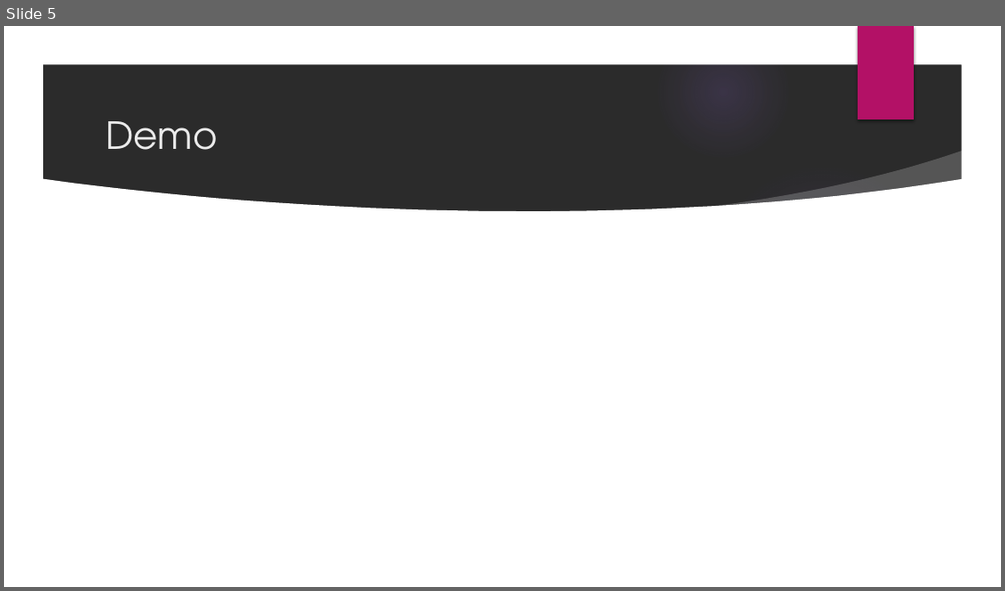
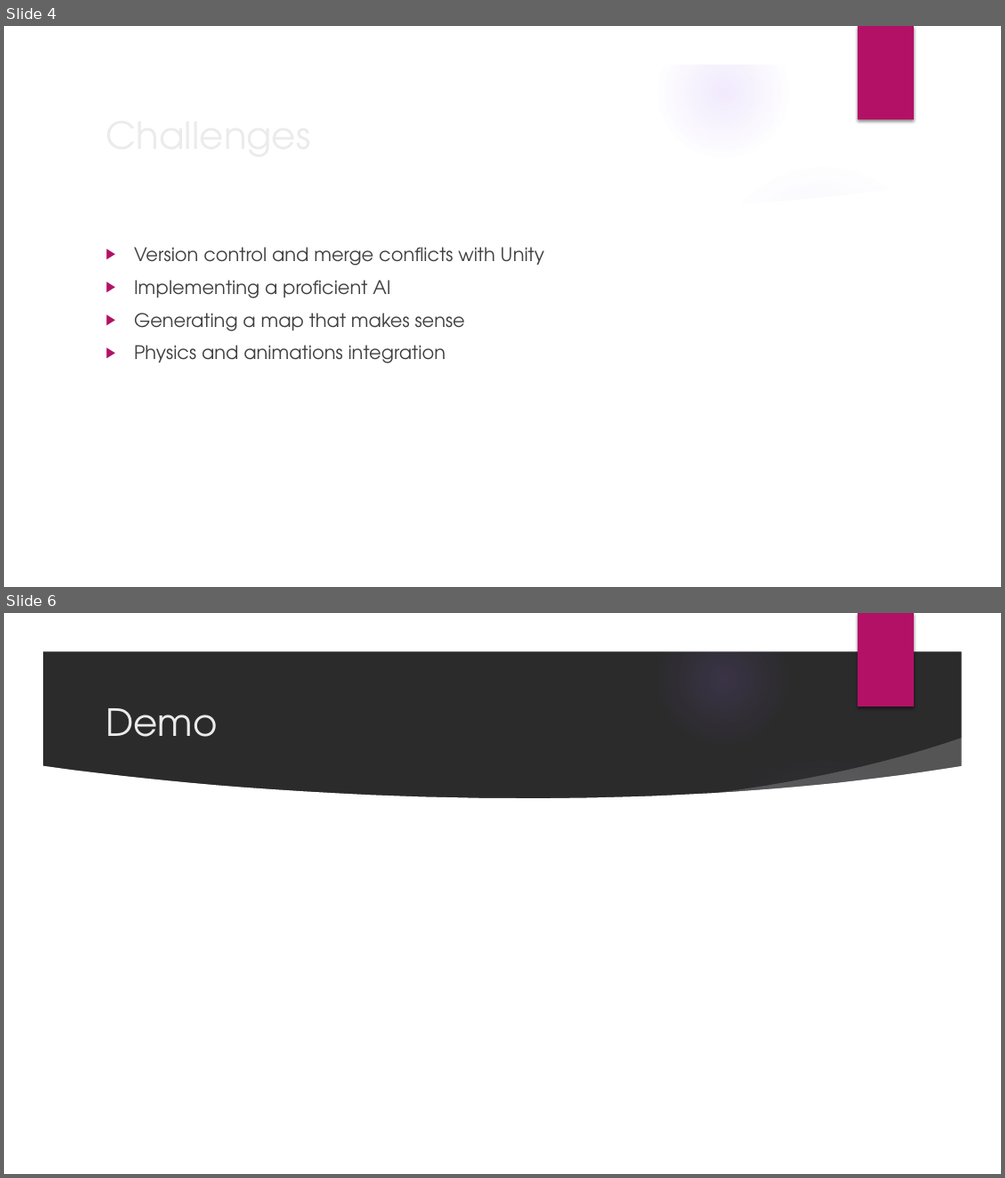
Before and after one commit to trevinofernando/2D-Tactical-Game, a slide deck: First Playable.pptx. Shown one above the other, each under a label of ours: slide 5 before the commit, slides 4 and 6 after it; the slides between them are not shown. The pictures are 1005x591 and 1005x1178 pixels, drawn with LibreOffice and Linux fonts; fonts in the diff are those of the drawing; background and template pictures are left out; a plain dark background stands for a picture behind light text. Boxes give left, top, right and bottom in pixels: in the first picture for what was removed or moved away, otherwise in the second. Text is boxed around its words. In the diff, an @@ line names an element or a change of style, - is before the commit and + after.

```diff
--- a/First Playable.pptx
+++ b/First Playable.pptx
@@ slide 4 added at (4,26,1001,587), background picture (left out); not listed: 9 template elements that a slide beside it also shows @@
@@ title added at (98,105,815,163), 36 pt, text #EBEBEB @@
+Challenges
@@ text added at (134,247,544,363), 18 pt, text #404040 @@
+▶ Version control and merge conflicts with Unity
+▶ Implementing a proficient AI
+▶ Generating a map that makes sense
+▶ Physics and animations integration
@@ what was slide 5 is now slide 6 @@
```
Also in this commit, not shown: 2 slides changed, 1 other slide added, 1 slide removed.
